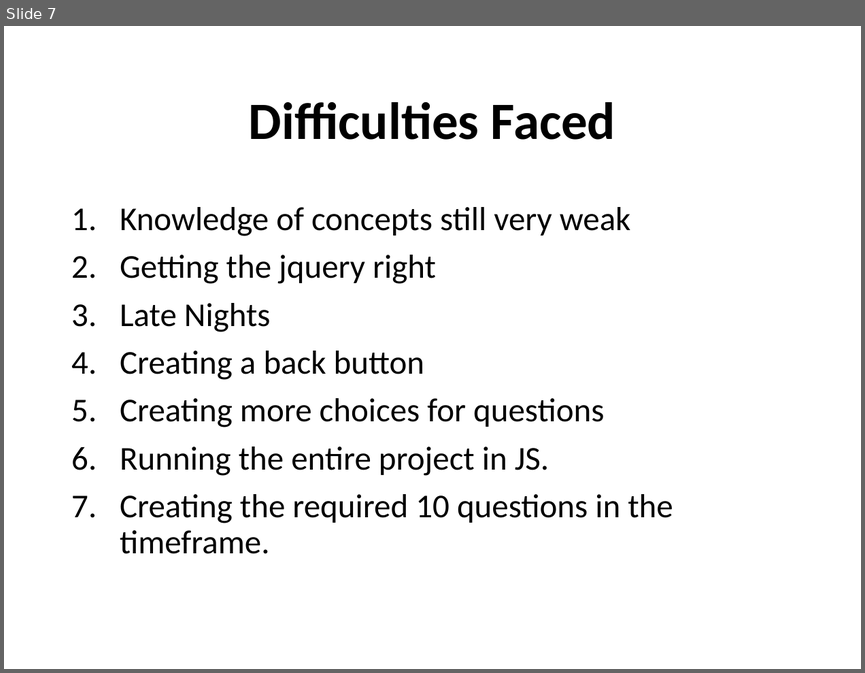
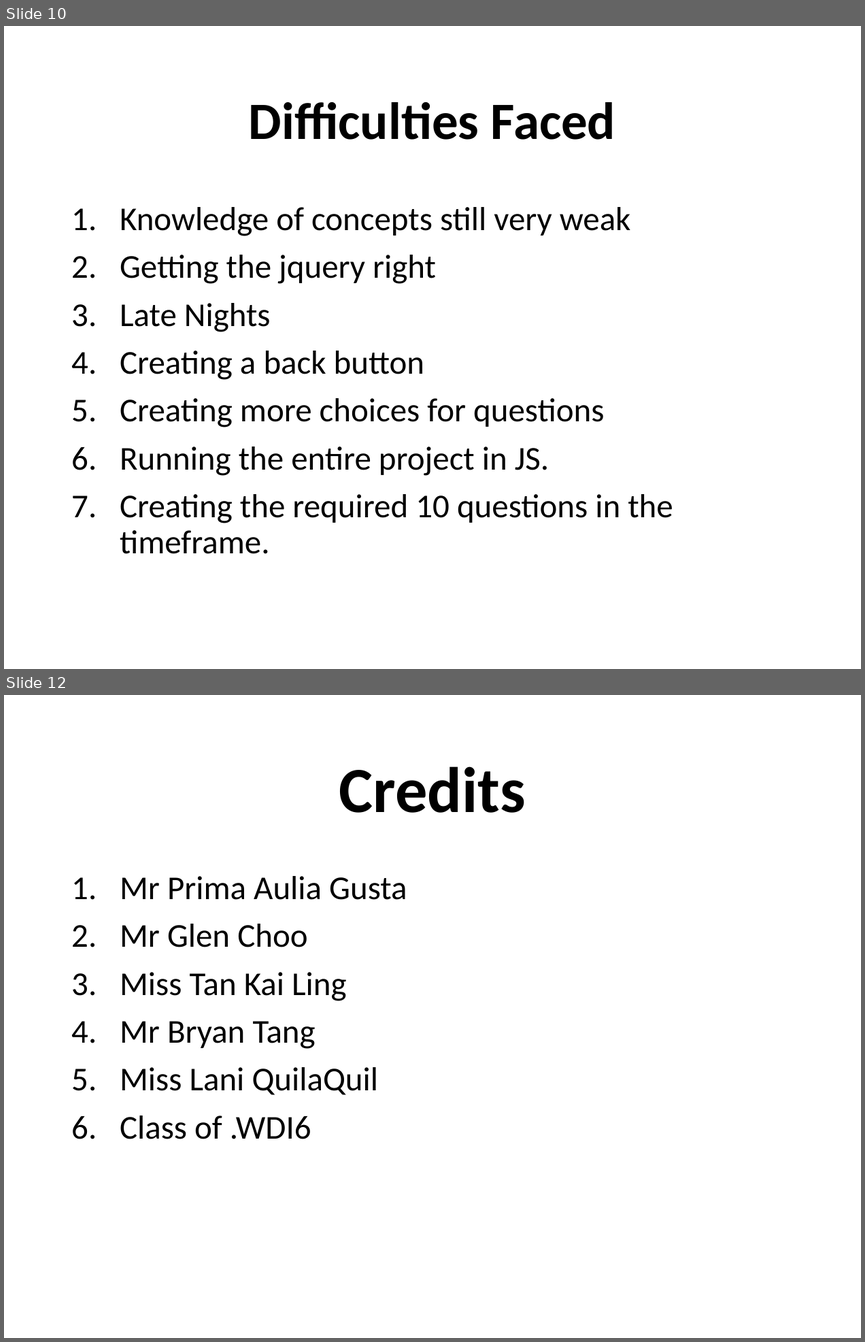
Before and after one commit to shamim1987/projectOne, a slide deck: quiz/presentation/Project One.pptx. Shown one above the other, each under a label of ours: slide 7 before the commit, slides 10 and 12 after it; the slides between them are not shown. The pictures are 865x673 and 865x1342 pixels, drawn with LibreOffice and Linux fonts; fonts in the diff are those of the drawing. Boxes give left, top, right and bottom in pixels: in the first picture for what was removed or moved away, otherwise in the second. Text is boxed around its words. In the diff, an @@ line names an element or a change of style, - is before the commit and + after.

```diff
--- a/quiz/presentation/Project One.pptx
+++ b/quiz/presentation/Project One.pptx
@@ slide 12 added at bbox=[4, 695, 861, 1338], background #FFFFFF @@
@@ title added at bbox=[339, 766, 526, 813], 54 pt, text #000000, bold @@
+Credits
@@ text added at bbox=[120, 876, 407, 1139], 28 pt, text #000000 @@
+1. Mr Prima Aulia Gusta
+2. Mr Glen Choo
+3. Miss Tan Kai Ling
+4. Mr Bryan Tang
+5. Miss Lani QuilaQuil
+6. Class of .WDI6
@@ what was slide 7 is now slide 10 @@
```
Also in this commit, not shown: 5 slides changed, 6 other slides added, 1 slide removed, 1 other file.
